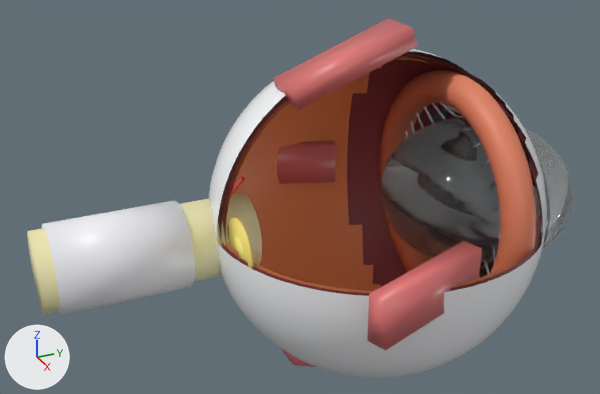
Renders of the glTF model frontend/public/3d_models/eye_realistic.glb from each side of a commit.
Camera for both pictures: a camera (50 mm lens) standing at (9.65, -5.55, 5.28) and looking at (-0.29, -1.08, 0.31). The axes (+X, +Y, +Z) are drawn at lower left. The lights are the same throughout. The first picture is the older version. Where no turn or scale is listed for an object, it has been applied to the vertices.

The scene before the commit, as lines of its bpy script (objects in view):
```python
me_cube = bpy.data.meshes.new('Cube')
me_cube.from_pydata(...)  # 8 vertices, 12 faces; spans x -0.32..0.32, y -0.92..0.92, z -0.46..0.46
me_cube.materials.append(mat_mat_rectusmuscle)  # pink #e17676
me_cylinder = bpy.data.meshes.new('Cylinder')
me_cylinder.from_pydata(...)  # a 32-sided cylinder along y spanning x -0.45..0.45, y -0.02..0.02, z -0.45..0.45
me_cylinder.materials.append(mat_mat_maculalutea)  # yellow #f9e576
me_sphere_001 = bpy.data.meshes.new('Sphere.001')
me_sphere_001.from_pydata(...)  # 1699 vertices, 3321 faces; spans x -2.34..2.34, y -2.39..2.39, z -2.34..2.34
me_sphere_001.materials.append(mat_mat_choroid)  # red #903f45
ob_choroid = bpy.data.objects.new('Choroid', me_sphere_001)
ob_choroid.location = (0.0, 0.0, 0.0)
ob_macula_lutea = bpy.data.objects.new('Macula_Lutea', me_cylinder)
ob_macula_lutea.location = (0.35, -2.25, 0.0)
ob_superior_rectus = bpy.data.objects.new('Superior_Rectus', me_cube)
ob_superior_rectus.location = (0.0, -0.55, 2.3)
# also in view: 'Lateral_Rectus' at (-2.3, -0.55, 0.0); 'Dural_Sheath' at (-0.54, -3.7, -0.2); 'Sclera' at (0.0, 0.0, 0.0); 'Retina' at (0.0, -0.77, 0.0); 'Medial_Rectus' at (2.3, -0.55, 0.0)
```
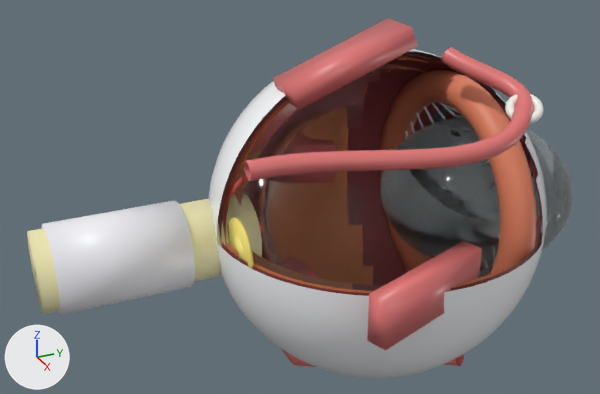
Location of each change, [x1, y1, x2, y2] in pixels of the pictures (600 x 394 px):
'Vitreous_Body', added
    after: [231, 63, 491, 291]
'Superior_Oblique', added (pink)
    after: [244, 47, 534, 181]
'Trochlea_Pulley', added
    after: [505, 94, 544, 124]
'Inferior_Oblique', added (mostly hidden)
    after: [306, 267, 464, 366]

The change, as a diff of the scene's bpy script:
```diff
--- a/frontend/public/3d_models/eye_realistic.glb.py
+++ b/frontend/public/3d_models/eye_realistic.glb.py
@@ mat_mat_vitreousbody @@
+mat_mat_vitreousbody = principled_material('Mat_VitreousBody')
+mat_mat_vitreousbody.base_color = (0.92, 0.98, 1.0)  # white #f6fdff
+mat_mat_vitreousbody.roughness = 0.03
+mat_mat_vitreousbody.ior = 1.336
+mat_mat_vitreousbody.transmission_weight = 0.96
@@ mat_mat_trochleapulley @@
+mat_mat_trochleapulley = principled_material('Mat_TrochleaPulley')
+mat_mat_trochleapulley.base_color = (0.88, 0.9, 0.82)  # white #f1f3ea
+mat_mat_trochleapulley.roughness = 0.3
@@ me_sphere_003_1 @@
+me_sphere_003_1.from_pydata(...)  # 980 vertices, 1842 faces; spans x -2.15..2.15, y -2.15..0.79, z -2.15..2.15
+me_sphere_003_1.materials.append(mat_mat_vitreousbody)  # white #f6fdff
@@ me_torus_004 @@
+me_torus_004.from_pydata(...)  # 576 vertices, 1152 faces; spans x -0.22..0.22, y -0.23..0.23, z -0.158..0.158
+me_torus_004.materials.append(mat_mat_trochleapulley)  # white #f1f3ea
@@ me_curve_superior_oblique @@
+me_curve_superior_oblique.from_pydata(...)  # 300 vertices, 576 faces; spans x 0.35..2.15, y -2.51..1.41, z 1.48..2.46
+me_curve_superior_oblique.materials.append(mat_mat_rectusmuscle)  # pink #e17676
@@ me_curve_inferior_oblique @@
+me_curve_inferior_oblique.from_pydata(...)  # 300 vertices, 576 faces; spans x -1.86..1.36, y -0.71..0.91, z -2.47..-1.39
+me_curve_inferior_oblique.materials.append(mat_mat_rectusmuscle)  # pink #e17676
@@ ob_vitreous_body @@
+ob_vitreous_body = bpy.data.objects.new('Vitreous_Body', me_sphere_003_1)
+ob_vitreous_body.location = (0.0, 0.0, 0.0)
@@ ob_trochlea_pulley @@
+ob_trochlea_pulley = bpy.data.objects.new('Trochlea_Pulley', me_torus_004)
+ob_trochlea_pulley.location = (1.6, 1.2, 1.9)
@@ ob_superior_oblique @@
+ob_superior_oblique = bpy.data.objects.new('Superior_Oblique', me_curve_superior_oblique)
+ob_superior_oblique.location = (0.0, 0.0, 0.0)
@@ ob_inferior_oblique @@
+ob_inferior_oblique = bpy.data.objects.new('Inferior_Oblique', me_curve_inferior_oblique)
+ob_inferior_oblique.location = (0.0, 0.0, 0.0)
```
